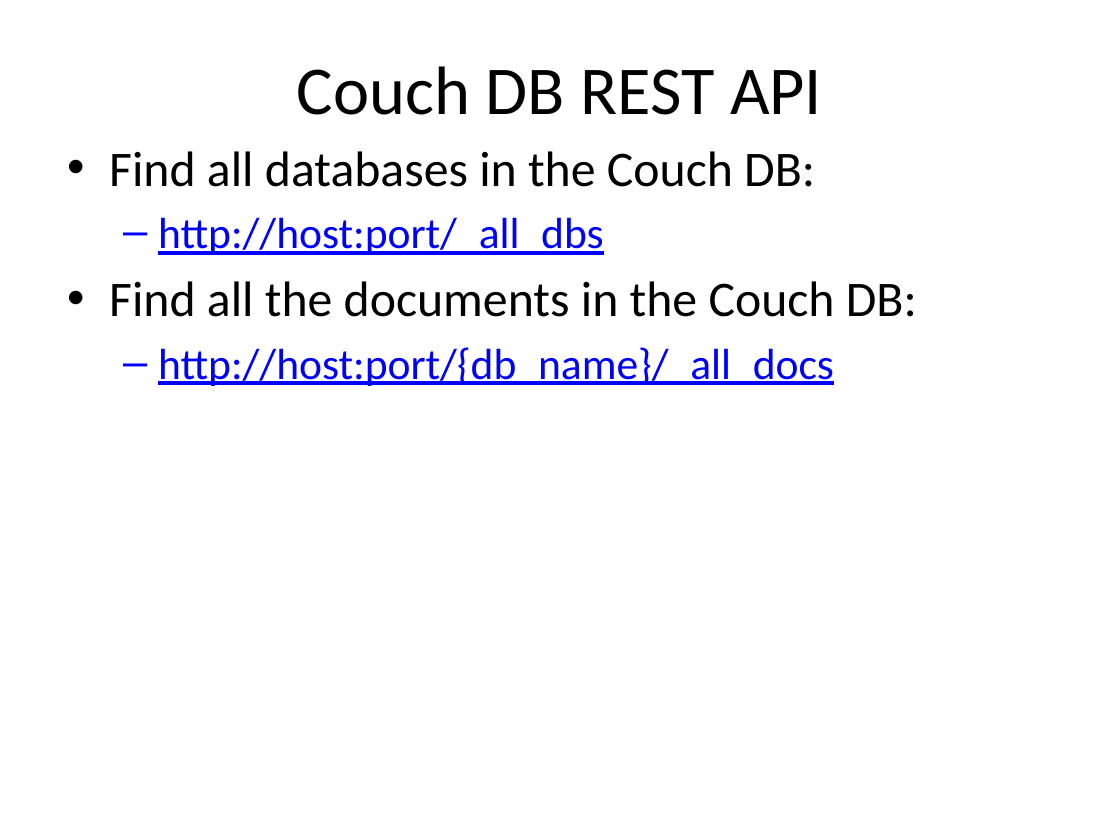
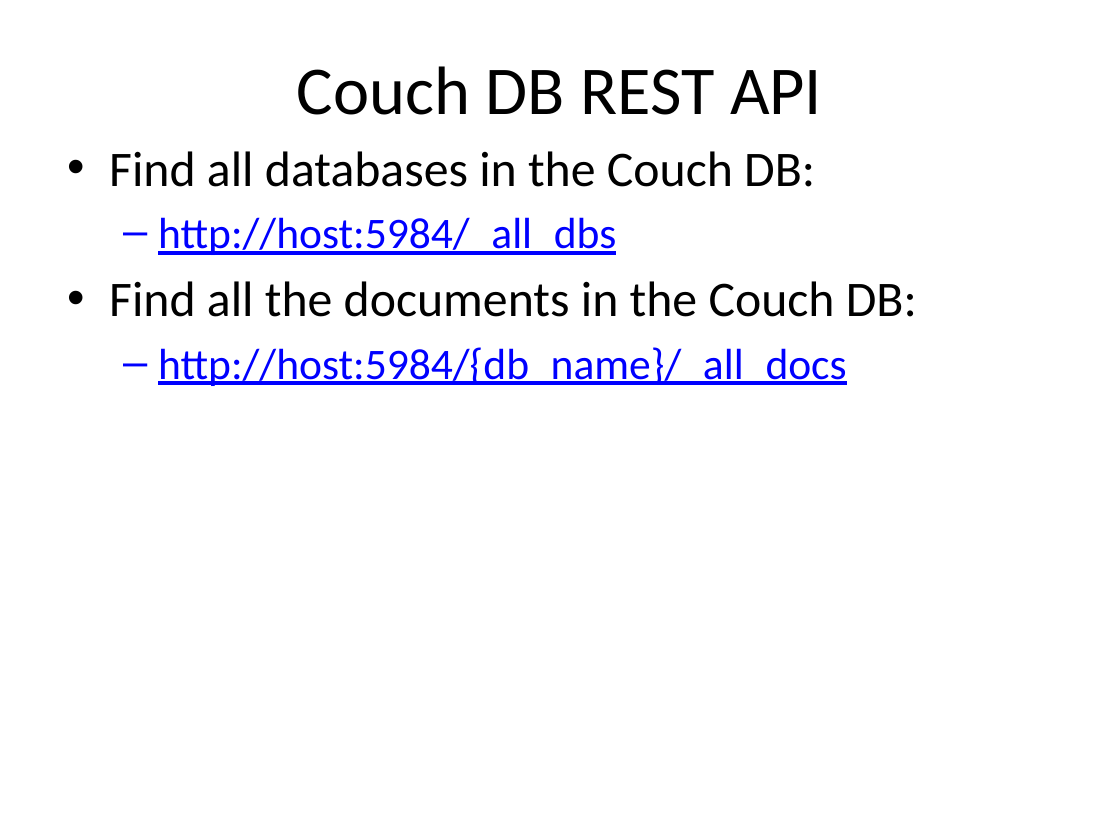
Before and after one commit to o2platform/DefCon_RESTing, a slide deck: slide 16 of Presentation/RESTing On Your Laurels Will Get You Powned3.pptx. Drawn at 1120x840 pixels with LibreOffice and Linux fonts; fonts in the diff are those of the drawing. Boxes give left, top, right and bottom in pixels: in the first picture for what was removed or moved away, otherwise in the second. Text is boxed around its words. In the diff, an @@ line names an element or a change of style, - is before the commit and + after.

```diff
--- a/Presentation/RESTing On Your Laurels Will Get You Powned3.pptx
+++ b/Presentation/RESTing On Your Laurels Will Get You Powned3.pptx
@@ text at [158, 217, 616, 255]: text changed @@
-  – http://host:port/_all_dbs
+  – http://host:5984/_all_dbs
@@ text at [158, 347, 846, 386]: text changed @@
-  – http://host:port/{db_name}/_all_docs
+  – http://host:5984/{db_name}/_all_docs
```
Also in this commit, not shown: 9 other slides changed, 7 slides added, 2 slides removed.
